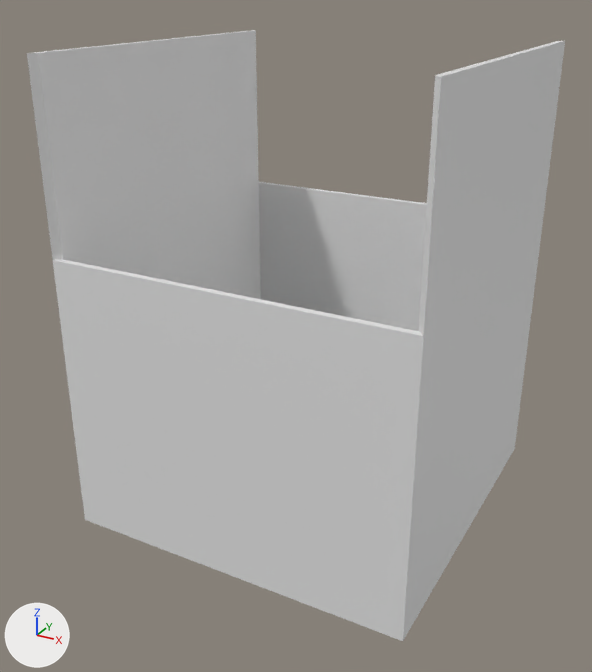
The FBX model Assets/Content/Wormbox/Models/wormbox-model.fbx: old version first, new version second.
Camera for both pictures: a camera (50 mm lens) standing at (2.01, -3.9, 2.93) and looking at (-0.05, -0.15, 1.05). Every picture has the same lights, and +X, +Y and +Z are marked at lower left. Where no turn or scale is listed for an object, it has been applied to the vertices.

Names of what the first picture shows: 'Flaps', 'Wormbox_Body'.
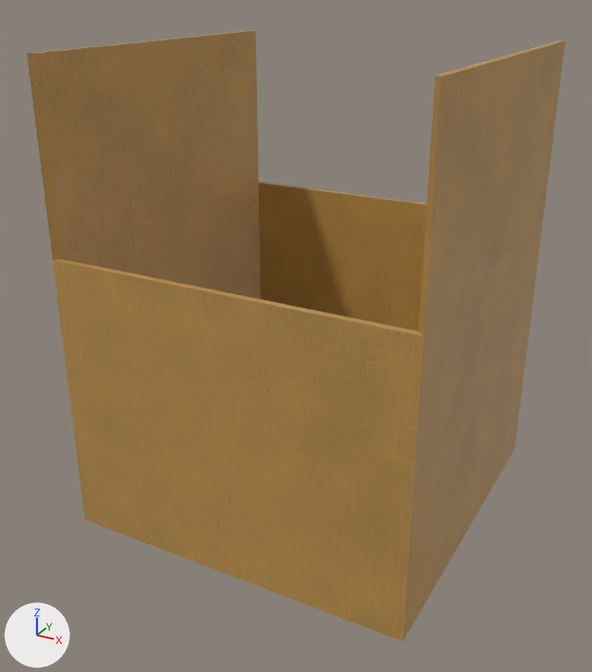
Where the newer file only moved an object's origin or applied its transform, the numbers keep the older frame.

What differs and where, as boxes (x1, y1, x2, y2) in the pictures (592 x 672 px):
'Wormbox_Body', recoloured (grey to brown): (53, 182, 543, 641) in both
'Flaps', recoloured (grey to brown): (27, 30, 565, 336) in both

What changed in the scene script:
```text
Add img_cardboard002_1k_png_color_png:
    img_cardboard002_1k_png_color_png = load_image('Cardboard002_1K-PNG_Color.png', '../Textures/cardboard002_1k-png_color.png', 1024, 1024, 'sRGB')
Add mat_material_002:
    mat_material_002 = principled_material('Material.002')
    mat_material_002.texture = img_cardboard002_1k_png_color_png
Add mat_material_001:
    mat_material_001 = principled_material('Material.001')
    mat_material_001.texture = img_cardboard002_1k_png_color_png
Change me_cube_001:
    where me_cube_001.from_pydata(...)  # 16 vertices, 14 faces; spans x -1.0..1.0, y -1.0..1.0, z 0.0..1.6
    add me_cube_001.materials.append(mat_material_001)  # picture img_cardboard002_1k_png_color_png
Change me_cube_002:
    where me_cube_002.from_pydata(...)  # 16 vertices, 12 faces; spans x -1.0..1.0, y -1.0..1.0, z 1.6..2.6
    add me_cube_002.materials.append(mat_material_002)  # picture img_cardboard002_1k_png_color_png
```
